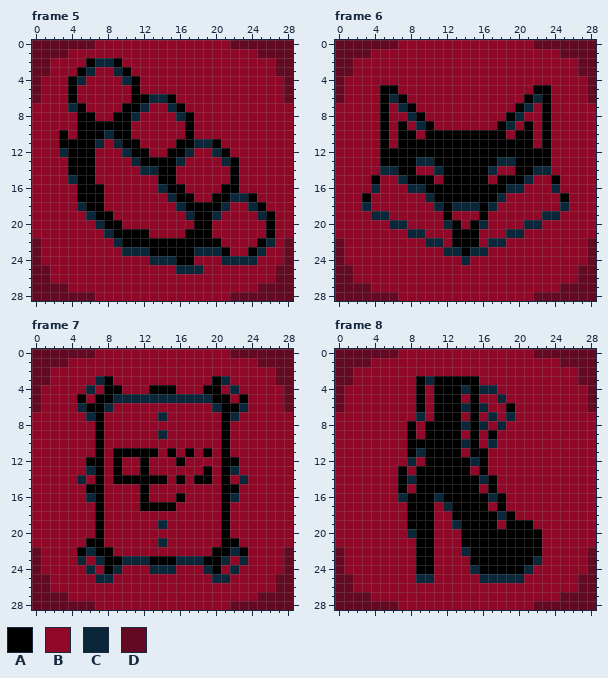
Pixel-art file -- Succubus/Sprites/Tattoos.aseprite. Above: the version before the commit.
29x29 pixels, 85 frames. Shown: frame 5, frame 6, frame 7, frame 8. The commit also changed other frames, which this record leaves out.
Palette (. is transparent): A #000000  B #910728  C #0a2639  D #640924
Now the later version:
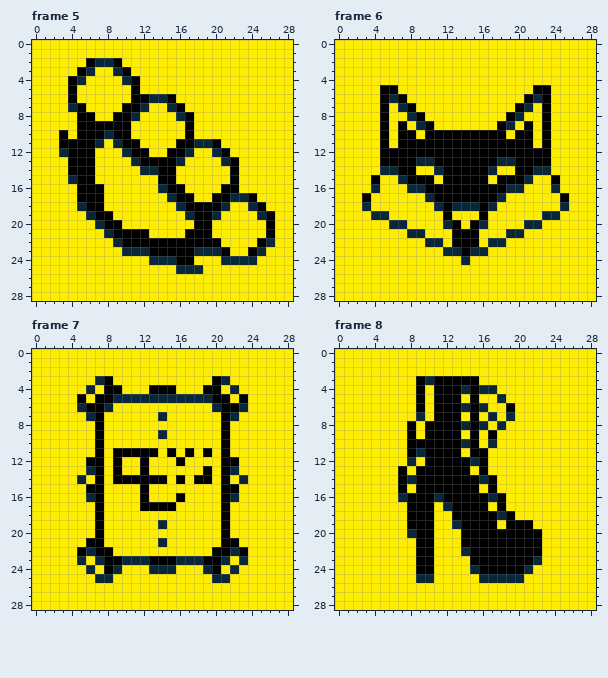
Difference:
layer "ChromaKey" added
colour B: #910728 -> #ffed00
Changed rows in their new state; - is a pixel that keeps its letter.
Frame 5, layer "ChromaKey":
first column x 0:
 0 BBBBBBB---------------BBBBBBB
 1 BBBB---------------------BBBB
 2 BB-------------------------BB
 3 BB-------------------------BB
 4 B---------------------------B
 5 B---------------------------B
 6 B---------------------------B
first column x 0:
22 B---------------------------B
23 B---------------------------B
24 B---------------------------B
25 BB-------------------------BB
26 BB-------------------------BB
27 BBBB---------------------BBBB
28 BBBBBBB---------------BBBBBBB
Frame 6, layer "ChromaKey": the same change as frame 5
Frame 7, layer "ChromaKey": the same change as frame 5
Frame 8, layer "ChromaKey": the same change as frame 5
